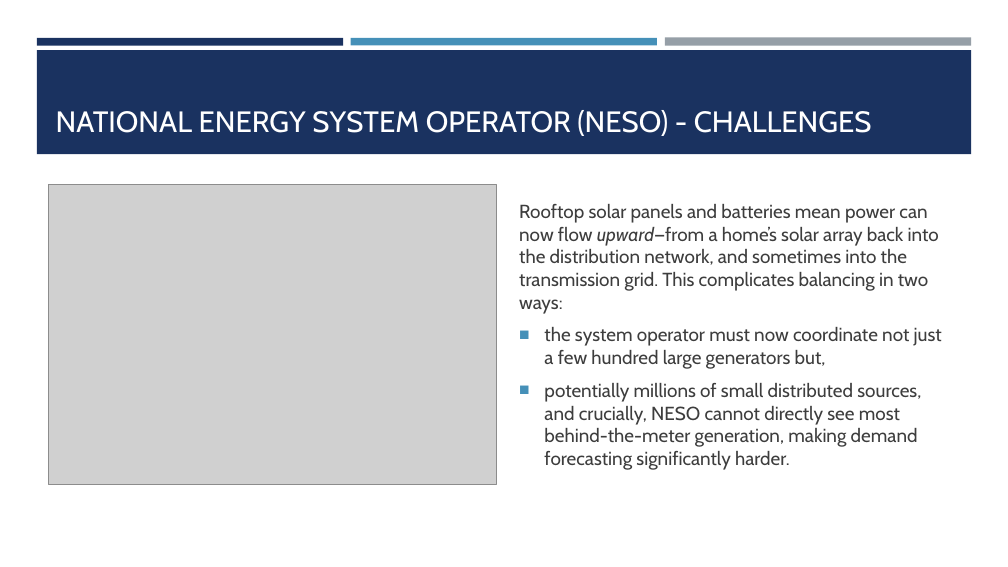
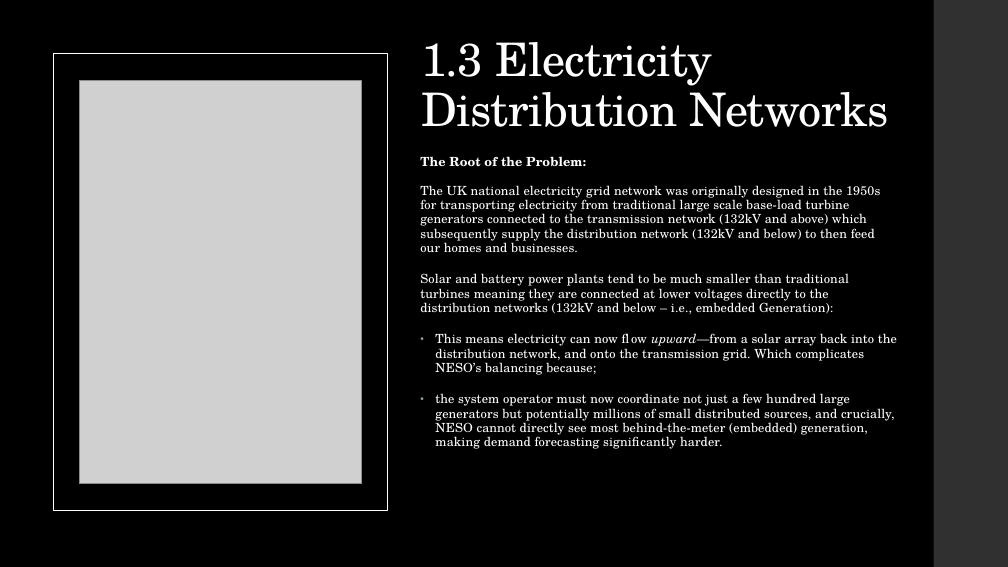
Before and after one commit to samhsforrest-collab/UK-Embedded-Solar-2026, a slide deck: slide 5 of presentation/UK Embedded Solar Generation.pptx. Drawn at 1008x567 pixels with LibreOffice and Linux fonts; fonts in the diff are those of the drawing; grey boxes stand for pictures. Boxes give left, top, right and bottom in pixels: in the first picture for what was removed or moved away, otherwise in the second. Text is boxed around its words. In the diff, an @@ line names an element or a change of style, - is before the commit and + after.

```diff
--- a/presentation/UK Embedded Solar Generation.pptx
+++ b/presentation/UK Embedded Solar Generation.pptx
@@ background #FFFFFF to #000000 @@
@@ rectangle added at bbox=[934, 0, 1008, 567], fill #303030 @@
@@ rectangle removed at bbox=[37, 38, 343, 45] @@
@@ rectangle removed at bbox=[37, 50, 972, 154] @@
@@ rectangle added at bbox=[53, 54, 388, 510], outline #FFFFFF 1.1 pt @@
@@ rectangle removed at bbox=[351, 38, 657, 45] @@
@@ title at bbox=[421, 42, 888, 127]: text changed; size 28 to 44 pt; font Cabin to TeX Gyre Schola @@
-NATIONAL ENERGY SYSTEM OPERATOR (NESO) - CHALLENGES
+1.3 Electricity Distribution Networks
@@ rectangle removed at bbox=[665, 38, 971, 46] @@
@@ picture: place and size @@
-picture at bbox=[48, 185, 497, 484]
+picture at bbox=[79, 80, 361, 484]
@@ text "The Root of the Problem: ..." at bbox=[420, 156, 897, 449]: vertical alignment middle to top @@
@@ text at bbox=[420, 156, 897, 449]: text changed; size 18 to 12 pt; font Cabin to TeX Gyre Schola; text colour #3D3D3D to #FFFFFF @@
-Rooftop solar panels and batteries mean power can now flow upward—from a home’s solar array back into the distribution network, and sometimes into the transmission grid. This complicates balancing in two ways:
-■ the system operator must now coordinate not just a few hundred large generators but,
-■ potentially millions of small distributed sources, and crucially, NESO cannot directly see most behind-the-meter generation, making demand forecasting significantly harder.
+The Root of the Problem:
+The UK national electricity grid network was originally designed in the 1950s for transporting electricity from traditional large scale base-load turbine generators connected to the transmission network (132kV and above) which subsequently supply the distribution network (132kV and below) to then feed our homes and businesses.
+Solar and battery power plants tend to be much smaller than traditional turbines meaning they are connected at lower voltages directly to the distribution networks (132kV and below – i.e., embedded Generation):
+• This means electricity can now flow upward—from a solar array back into the distribution network, and onto the transmission grid. Which complicates NESO’s balancing because;
+• the system operator must now coordinate not just a few hundred large generators but potentially millions of small distributed sources, and crucially, NESO cannot directly see most behind-the-meter (embedded) generation, making demand forecasting significantly harder.
```
Also in this commit, not shown: 3 other slides changed, 12 slides added, 3 slides removed, 8 other files.
